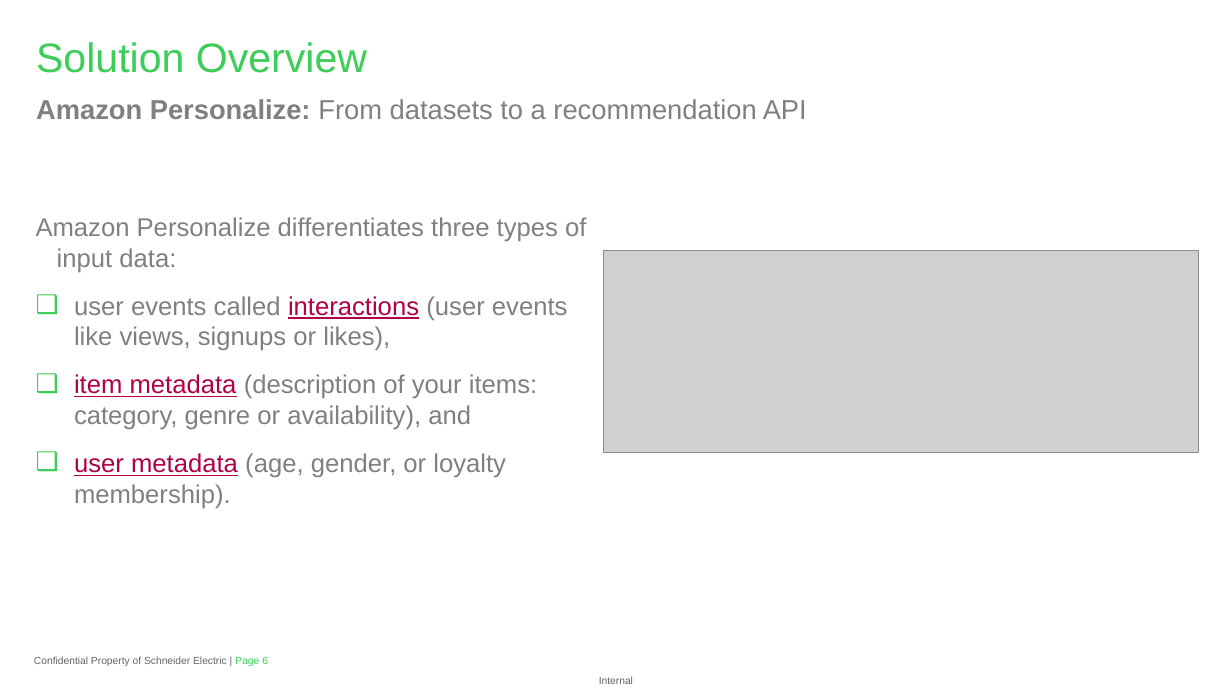
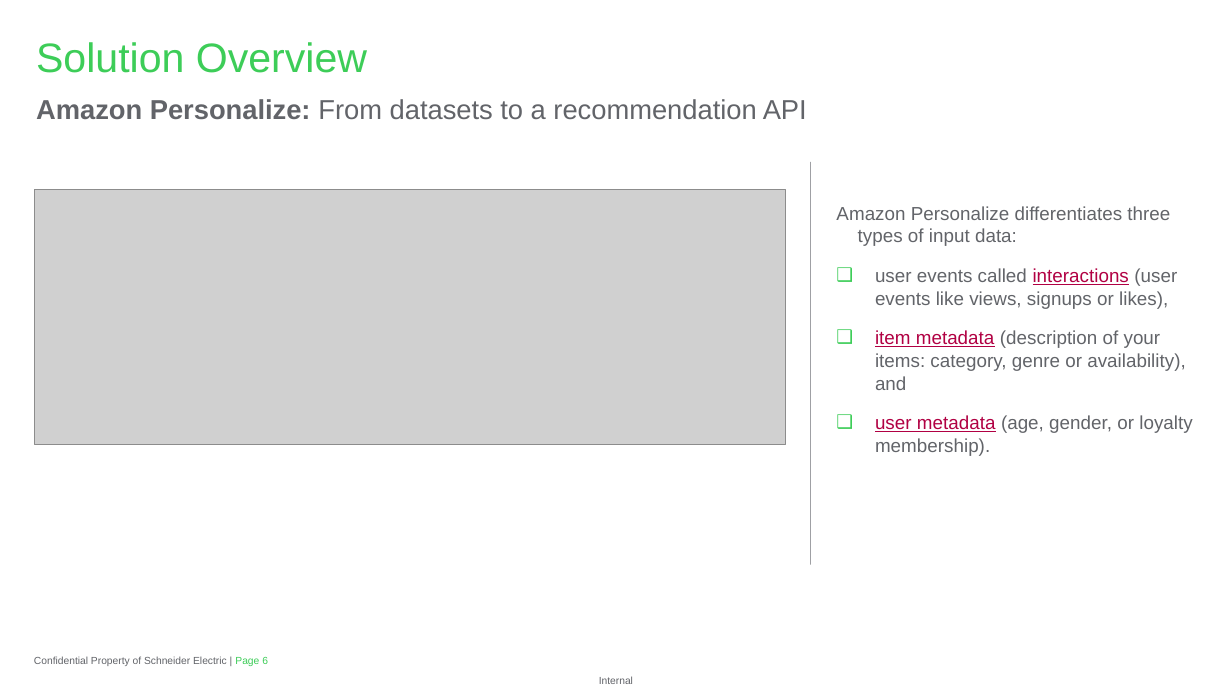
Before and after one commit to ghoshark/Recommender-API-AWS-Personalize, a slide deck: slide 6 of Recommender API with Amazon Personalize.pptx. Drawn at 1232x693 pixels with LibreOffice and Linux fonts; fonts in the diff are those of the drawing; grey boxes stand for pictures; background and template pictures are left out. Boxes give left, top, right and bottom in pixels: in the first picture for what was removed or moved away, otherwise in the second. Text is boxed around its words. In the diff, an @@ line names an element or a change of style, - is before the commit and + after.

```diff
--- a/Recommender API with Amazon Personalize.pptx
+++ b/Recommender API with Amazon Personalize.pptx
@@ text "Amazon Personalize: From datasets to ..." at (36, 99, 807, 120): text colour #808080 to #626469 @@
@@ line added from (811, 163) to (811, 564), #9FA0A4 0.25 pt @@
@@ text "Amazon Personalize differentiates three types ...": place and size @@
-text "Amazon Personalize differentiates three types ..." at (36, 217, 586, 508)
+text "Amazon Personalize differentiates three types ..." at (836, 206, 1192, 456)
@@ text "Amazon Personalize differentiates three types ..." at (836, 206, 1192, 456): size 15 to 11 pt; text colour #808080 to #626469 in "Amazon Personalize differentiates three types of input ...", "user events called (user events like views, ...", "(description of your items: category, genre or ...", "(age, gender, or loyalty membership)." @@
@@ picture added at (34, 190, 786, 445) @@
@@ picture removed at (604, 251, 1199, 453) @@
```
Also in this commit, not shown: 5 other slides changed.
